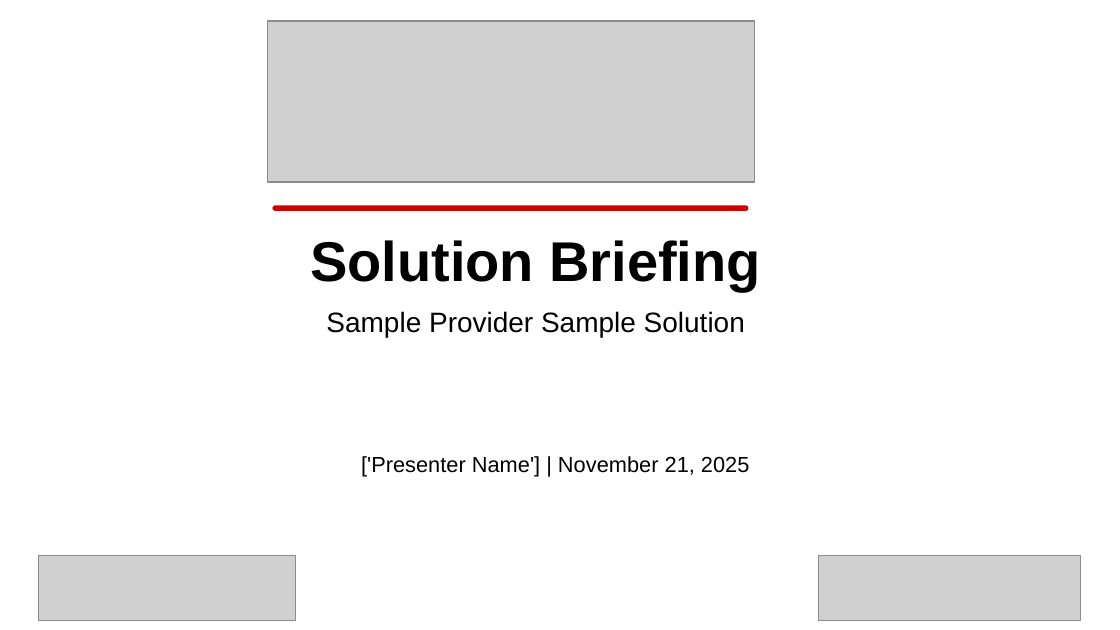
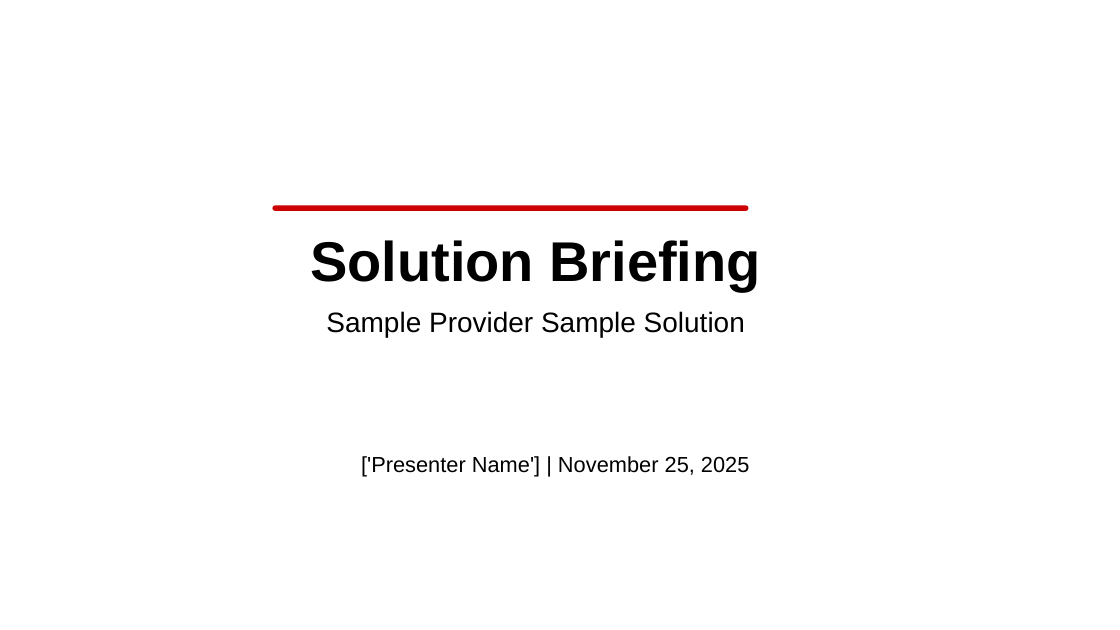
Before and after one commit to eoframework/solutions, a slide deck: slide 1 of solution-template/sample-provider/sample-category/sample-solution/presales/solution-briefing.pptx. Drawn at 1120x630 pixels with LibreOffice and Linux fonts; fonts in the diff are those of the drawing; grey boxes stand for pictures; background and template pictures are left out. Boxes give left, top, right and bottom in pixels: in the first picture for what was removed or moved away, otherwise in the second. Text is boxed around its words. In the diff, an @@ line names an element or a change of style, - is before the commit and + after.

Commit message:
Update solution-template to November 2025 infrastructure cost categories
- Standardize categories: Hardware, Cloud Services, Software Licenses,
  Connectivity, Support & Maintenance, Facilities
- Regenerate all presales documents with new category structure
- Add CLAUDE.md to .gitignore

```diff
--- a/solution-template/sample-provider/sample-category/sample-solution/presales/solution-briefing.pptx
+++ b/solution-template/sample-provider/sample-category/sample-solution/presales/solution-briefing.pptx
@@ picture removed at (267,21,754,183) @@
@@ text at (361,456,750,476): text changed @@
-['Presenter Name'] | November 21, 2025
+['Presenter Name'] | November 25, 2025
@@ picture removed at (38,556,296,620) @@
@@ picture removed at (819,556,1081,620) @@
```
Also in this commit, not shown: 10 other slides changed, 8 other files.
